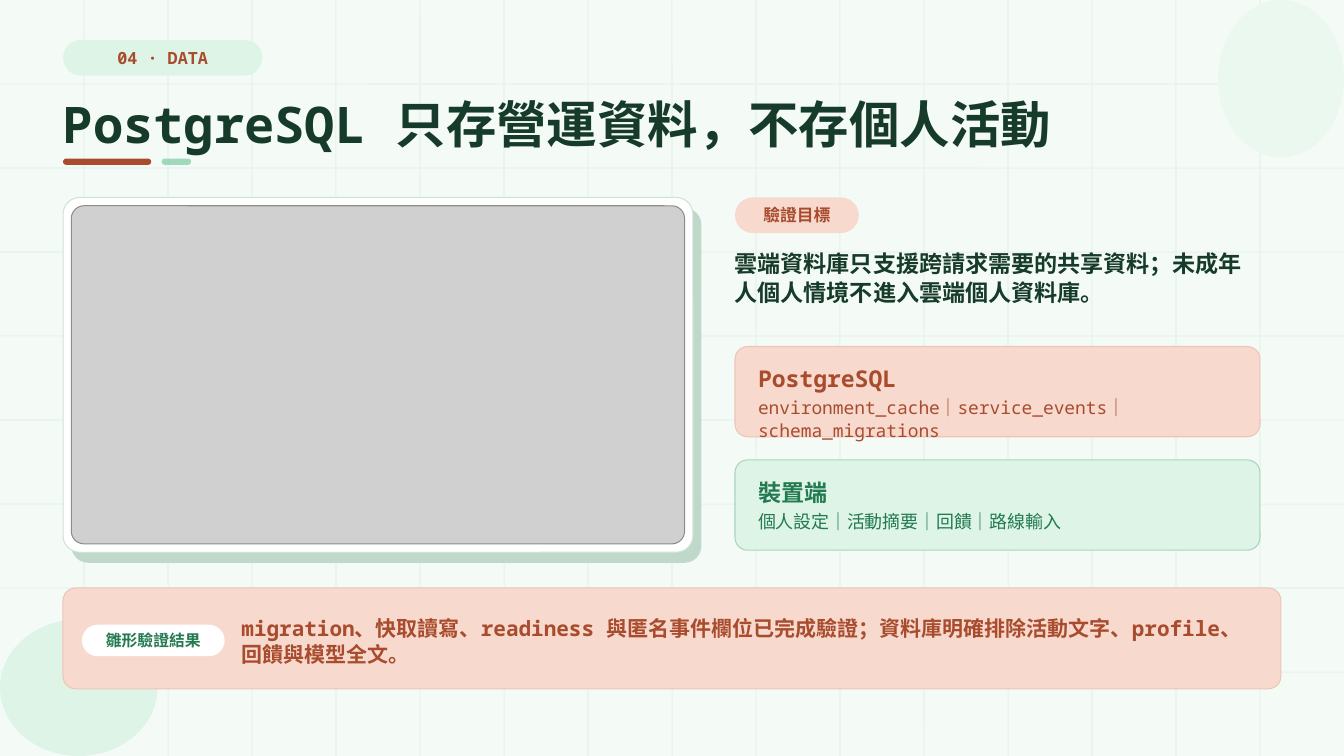
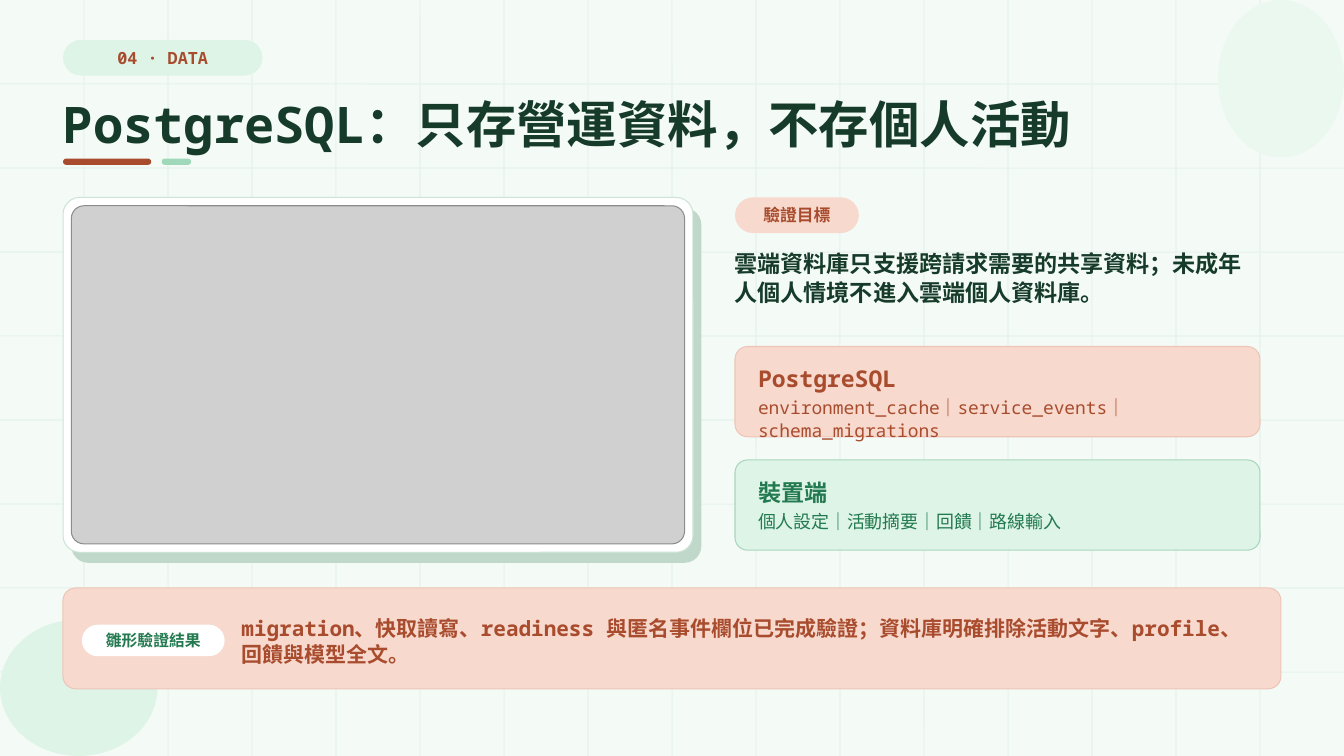
Before and after one commit to Sutdents-Project-Hub/AirMe, a slide deck: slide 7 of outputs/AirMe_核心雲端服務概念驗證.pptx. Drawn at 1344x756 pixels with LibreOffice and Linux fonts; fonts in the diff are those of the drawing; grey boxes stand for pictures. Boxes give left, top, right and bottom in pixels: in the first picture for what was removed or moved away, otherwise in the second. Text is boxed around its words. In the diff, an @@ line names an element or a change of style, - is before the commit and + after.

```diff
--- a/outputs/AirMe_核心雲端服務概念驗證.pptx
+++ b/outputs/AirMe_核心雲端服務概念驗證.pptx
@@ text at (x1=63, y1=100, x2=1071, y2=156): text changed @@
-PostgreSQL 只存營運資料，不存個人活動
+PostgreSQL：只存營運資料，不存個人活動
```
Also in this commit, not shown: 8 other slides changed, 19 other files.
